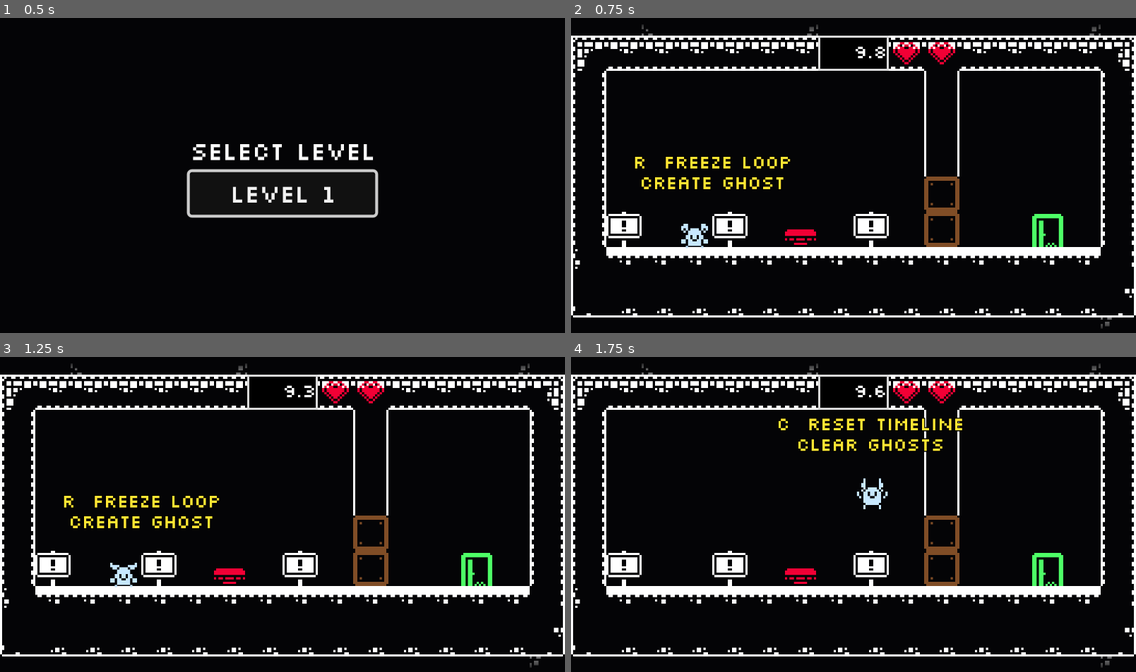
Above: before the commit, frames 1-4 (two rows, left to right).
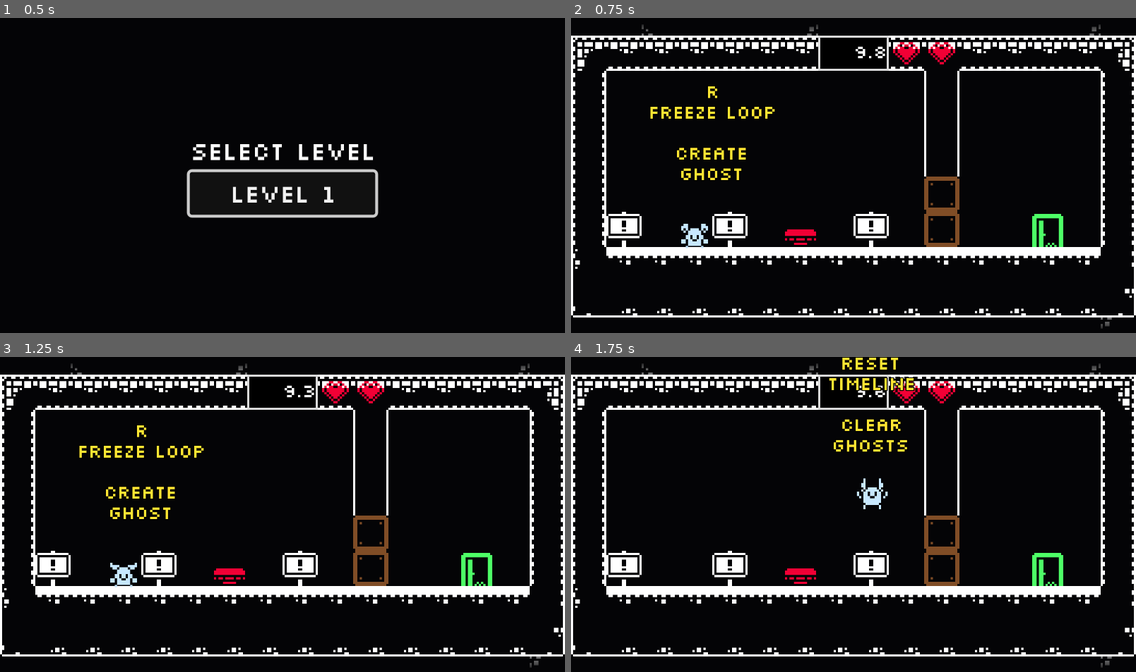
Above: after the commit, the same moments.

Repository: moellh/gmtk-game-jam-2026
Game: Godot game, scene res://src/level_select.tscn
Two runs of this game, one before a commit and one after it. Both use one fixed random seed, a clock stepped at 60 frames per second and the inputs below.
Inputs:
- Up to frame 1 (0.5 s): no input
- Up to frame 2 (0.75 s): click "Level 1" at 0.5 s
- Up to frame 3 (1.25 s): no input
- Up to frame 4 (1.75 s): hold Right (move_right) from 1.28 s (still down); tap C (clear) at 1.35 s; tap Space (jump) at 1.52 s

Frame 1 is identical in both runs. In frame 2, 1.6% of the frame differs, in the area x 11-39%, y 21-55%; in frame 3, 1.6%; in frame 4, 1.7%, in the area x 36-70%, y 0-31%.

Commit message:
ui: group and arbitrate sign prompts

Diff:
--- a/src/control_sign.gd
+++ b/src/control_sign.gd
@@ -1,4 +1,8 @@
+class_name ControlSign
 extends Area2D
+
+const SIGN_GROUP := &"control_signs"
+const PROMPT_VERTICAL_GAP := 16.0
 
 @export_multiline var instructions := ""
 @export var prompt_horizontal_bounds := Vector2(80.0, 336.0)
@@ -8,6 +12,7 @@
 
 
 func _ready() -> void:
+	add_to_group(SIGN_GROUP)
 	prompt.text = instructions
 	body_entered.connect(_on_body_entered)
 	body_exited.connect(_on_body_exited)
@@ -15,7 +20,10 @@
 
 func _process(_delta: float) -> void:
 	if is_instance_valid(player):
-		_update_prompt_position()
+		_refresh_prompt_owner(player)
+	elif player != null:
+		player = null
+		prompt.hide()
 
 
 func _update_prompt_position() -> void:
@@ -28,20 +36,66 @@
 				prompt_horizontal_bounds.y - prompt.size.x,
 			),
 		),
-		roundf(player.global_position.y - 42.0),
+		roundf(
+			player.global_position.y
+				- prompt.size.y
+				- PROMPT_VERTICAL_GAP
+		),
 	)
+
+
+func _refresh_prompt_owner(target: CharacterBody2D) -> void:
+	if not is_instance_valid(target):
+		return
+
+	var candidates: Array[ControlSign] = []
+	var winner: ControlSign
+	var closest_distance := INF
+	var closest_path := ""
+
+	for node in get_tree().get_nodes_in_group(SIGN_GROUP):
+		var candidate := node as ControlSign
+		if candidate == null or candidate.player != target:
+			continue
+
+		candidates.append(candidate)
+		var distance := candidate.global_position.distance_squared_to(
+			target.global_position,
+		)
+		var candidate_path := str(candidate.get_path())
+		if (
+			winner == null
+			or distance < closest_distance
+			or (
+				is_equal_approx(distance, closest_distance)
+				and candidate_path < closest_path
+			)
+		):
+			winner = candidate
+			closest_distance = distance
+			closest_path = candidate_path
+
+	for candidate in candidates:
+		if candidate == winner:
+			candidate._update_prompt_position()
+			candidate.prompt.show()
+		else:
+			candidate.prompt.hide()
 
 
 func _on_body_entered(body: Node2D) -> void:
 	if body.name != "Player":
 		return
 	player = body as CharacterBody2D
-	_update_prompt_position()
-	prompt.visible = true
+	if player == null:
+		return
+	_refresh_prompt_owner(player)
 
 
 func _on_body_exited(body: Node2D) -> void:
 	if body != player:
 		return
+	var exiting_player := player
 	player = null
-	prompt.visible = false
+	prompt.hide()
+	_refresh_prompt_owner(exiting_player)
--- a/src/control_sign.tscn
+++ b/src/control_sign.tscn
@@ -29,7 +29,7 @@
 visible = false
 z_index = 10
 offset_right = 128.0
-offset_bottom = 32.0
+offset_bottom = 56.0
 theme_override_colors/font_color = Color(1, 0.9, 0.2, 1)
 theme_override_colors/font_outline_color = Color(0, 0, 0, 1)
 theme_override_constants/outline_size = 4
--- a/src/level.tscn
+++ b/src/level.tscn
@@ -880,15 +880,15 @@
 
 [node name="MovementSign" parent="WorldUI" instance=ExtResource("8_sign")]
 position = Vector2(104, 104)
-instructions = "A / D  MOVE\nSPACE  JUMP"
+instructions = "A / D\nMOVE\n\nSPACE\nJUMP"
 
 [node name="FreezeSign" parent="WorldUI" instance=ExtResource("8_sign")]
 position = Vector2(152, 104)
-instructions = "R  FREEZE LOOP\nCREATE GHOST"
+instructions = "R\nFREEZE LOOP\n\nCREATE\nGHOST"
 
 [node name="ResetSign" parent="WorldUI" instance=ExtResource("8_sign")]
 position = Vector2(216, 104)
-instructions = "C  RESET TIMELINE\nCLEAR GHOSTS"
+instructions = "C\nRESET\nTIMELINE\n\nCLEAR\nGHOSTS"
 
 [node name="LevelComplete" parent="." instance=ExtResource("9_complete")]
 
